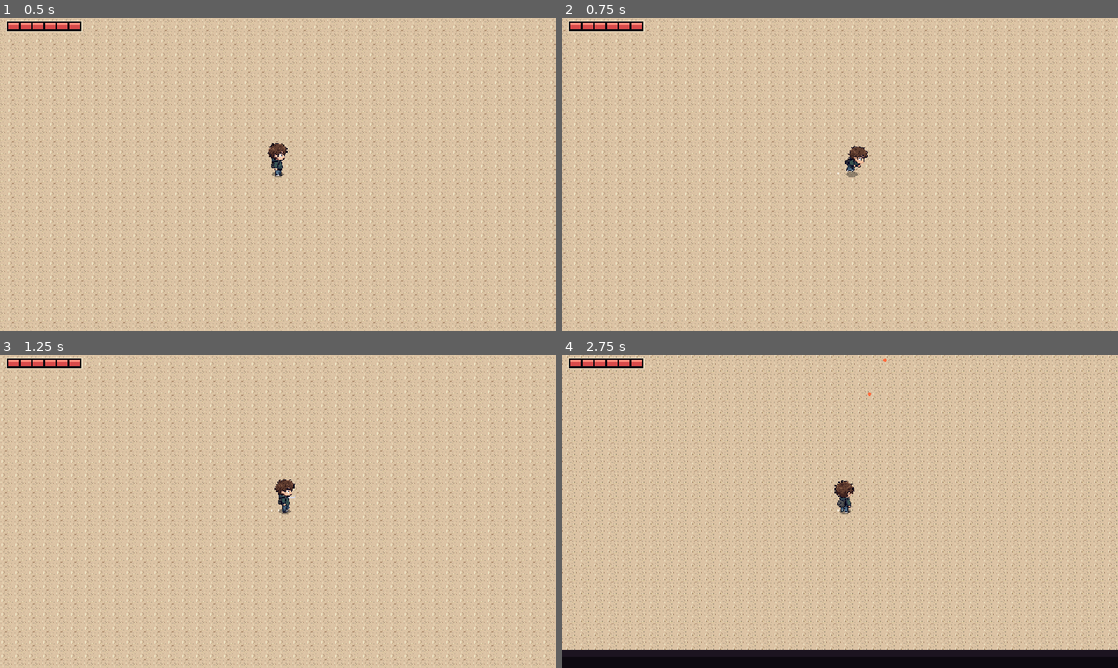
Above: before the commit, frames 1-4 (two rows, left to right).
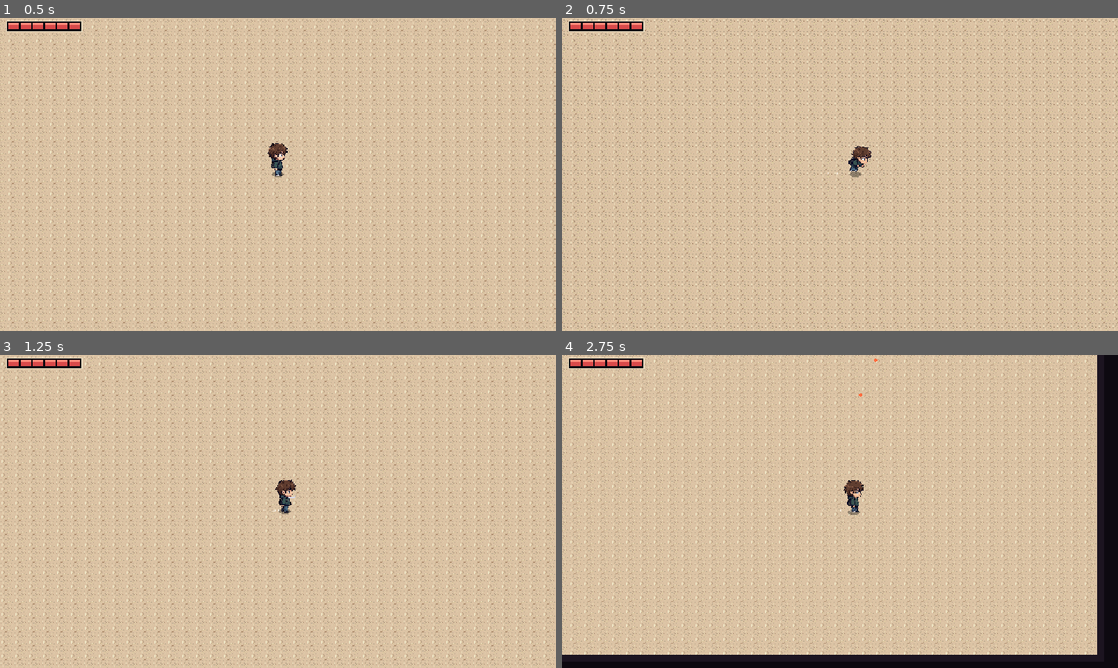
Above: after the commit, the same moments.

Repository: JorgeVitor30/iferno
Game: Godot game, scene res://scenes/main.tscn
Same seed, same stepped clock (60 frames per second), same inputs: the game is played once before the commit and once after it.
Inputs (mouse positions are in pixels of both pictures, inside the frame that each line leads up to):
- Up to frame 1 (0.5 s): no input
- Up to frame 2 (0.75 s): move the mouse to (962, 158) at 0.52 s; hold D (move_right) from 0.53 s (still down); tap Space (dodge) at 0.6 s
- Up to frame 3 (1.25 s): keep holding D (move_right)
- Up to frame 4 (2.75 s): move the mouse to (728, 527) at 1.27 s; release D (move_right) at 1.28 s; hold S (move_down) 1.28-2.03 s; tap Space (dodge) at 1.35, 2.3 s; move the mouse to (895, 442) at 2.02 s; press the mouse at (895, 442) at 2.03 s; hold D (move_right) from 2.03 s (still down)

Frame 1 is identical in both runs. In frame 2, 24% of the frame differs, in the area x 0-100%, y 0-100%; in frame 3, 0.2%; in frame 4, 28%, in the area x 0-100%, y 0-96%.

Commit message:
balance(player): dodge mais longo (64px) e espera de 0,4s entre dodges
Co-Authored-By: Claude Opus 5.5 <noreply@anthropic.com>

Diff:
--- a/scripts/player.gd
+++ b/scripts/player.gd
@@ -13,13 +13,15 @@
 @export var accel := 900.0     # quão rápido chega na velocidade máxima
 @export var friction := 1100.0 # quão rápido para ao soltar as teclas
 @export var walk_tilt_deg := 3.0 # quanto o boneco ginga pros lados ao andar
-@export var roll_distance := 44.0 # quanto o dodge anda (o boneco tem ~39px de altura)
-@export var roll_time := 0.4      # duração do dodge (invencível o tempo todo)
+@export var roll_distance := 64.0 # quanto o dodge anda (o boneco tem ~39px de altura)
+@export var roll_time := 0.45     # duração do dodge (invencível o tempo todo)
+@export var roll_cooldown := 0.4  # espera depois do dodge antes de poder rolar de novo
 @export var roll_hop := 5.0       # altura do pulinho no meio do dodge, em pixels
 @export var fire_rate := 0.15
 
 var _roll_timer := 0.0
 var _roll_dir := Vector2.ZERO
+var _roll_cd := 0.0
 var _fire_cd := 0.0
 var _invuln_timer := 0.0
 var hp := 0
@@ -88,6 +90,7 @@
 func _physics_process(delta: float) -> void:
 	var input := Input.get_vector("move_left", "move_right", "move_up", "move_down")
 	_fire_cd -= delta
+	_roll_cd = maxf(_roll_cd - delta, 0.0)
 	_invuln_timer = max(_invuln_timer - delta, 0.0)
 	if Input.is_action_just_pressed("debug_hit"): # H = tomar dano (teste)
 		take_damage()
@@ -96,10 +99,12 @@
 		var t := 1.0 - _roll_timer / roll_time
 		velocity = _roll_dir * (2.0 * roll_distance / roll_time) * (1.0 - t)
 		_roll_timer -= delta
+		if _roll_timer <= 0.0:
+			_roll_cd = roll_cooldown
 	else:
 		var rate := accel if input != Vector2.ZERO else friction
 		velocity = velocity.move_toward(input * speed, rate * delta)
-		if Input.is_action_just_pressed("dodge") and input != Vector2.ZERO:
+		if Input.is_action_just_pressed("dodge") and input != Vector2.ZERO and _roll_cd <= 0.0:
 			_roll_timer = roll_time
 			_roll_dir = input.normalized()
 			_start_roll_anim()
